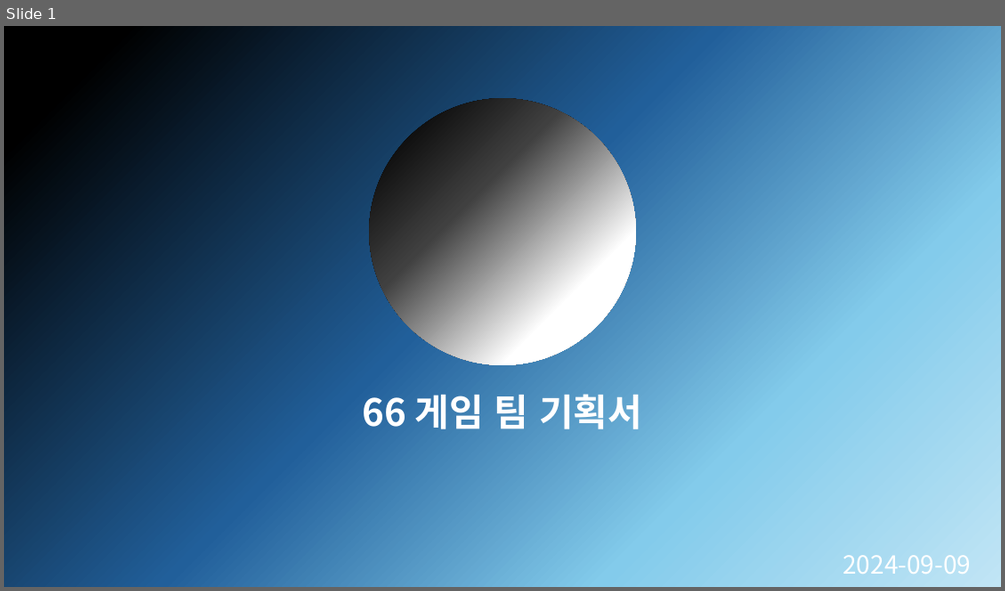
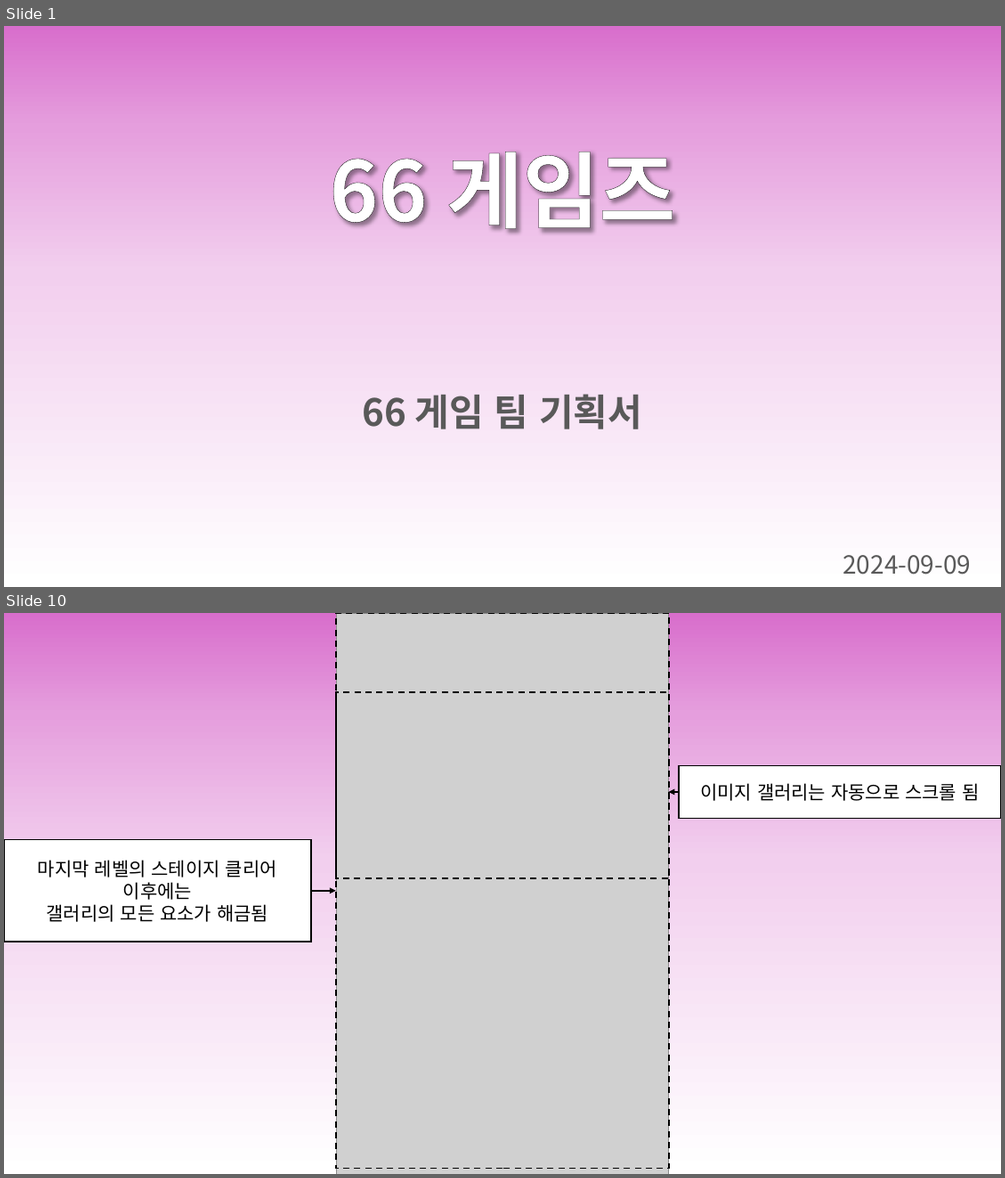
Before and after one commit to Joyoounjin/6team_miniproject, a slide deck: 66 게임 팀.pptx. Shown one above the other, each under a label of ours: slide 1 before the commit, slides 1 and 10 after it; the slides between them are not shown. The pictures are 1005x591 and 1005x1178 pixels, drawn with LibreOffice and Linux fonts; fonts in the diff are those of the drawing; grey boxes stand for pictures. Boxes give left, top, right and bottom in pixels: in the first picture for what was removed or moved away, otherwise in the second. Text is boxed around its words. In the diff, an @@ line names an element or a change of style, - is before the commit and + after.

```diff
--- a/66 게임 팀.pptx
+++ b/66 게임 팀.pptx
@@ slide 10 added at (4, 613, 1001, 1174), background gradient #D86ECC to #E59EDD to #F2CFEE to #FFFFFF @@
@@ rectangle added at (336, 613, 670, 1167), outline #000000 1.5 pt dashed @@
@@ picture added at (337, 613, 669, 1174) @@
@@ rectangle added at (336, 692, 670, 878), outline #000000 1.5 pt dashed @@
@@ rectangle added at (679, 765, 1001, 818), fill #FFFFFF, outline #000000 1.5 pt, 18 pt, text #000000 @@
+이미지 갤러리는 자동으로 스크롤 됨
@@ arrow added from (679, 792) to (669, 792), #000000 1.5 pt @@
@@ rectangle added at (4, 840, 310, 941), fill #FFFFFF, outline #000000 1.5 pt, 18 pt, text #000000 @@
+마지막 레벨의 스테이지 클리어
+이후에는
+갤러리의 모든 요소가 해금됨
@@ arrow added from (310, 891) to (336, 891), #000000 1.5 pt @@
@@ slide 1 changed as well @@
@@ background gradient #000000 to #215F9A to #83CBEB to #C1E5F5 to gradient #D86ECC to #E59EDD to #F2CFEE to #FFFFFF @@
@@ ellipse removed at (369, 99, 636, 365) @@
@@ text added at (329, 151, 676, 232), 80 pt, text #FFFFFF, bold @@
+66 게임즈
@@ title "66 게임 팀 기획서" at (363, 394, 642, 429): text colour #FFFFFF to #595959 @@
@@ subtitle "2024-09-09" at (842, 555, 971, 574): text colour #FFFFFF to #595959 @@
```
Also in this commit, not shown: 7 other slides changed, 1 other slide added, 1 slide removed.
